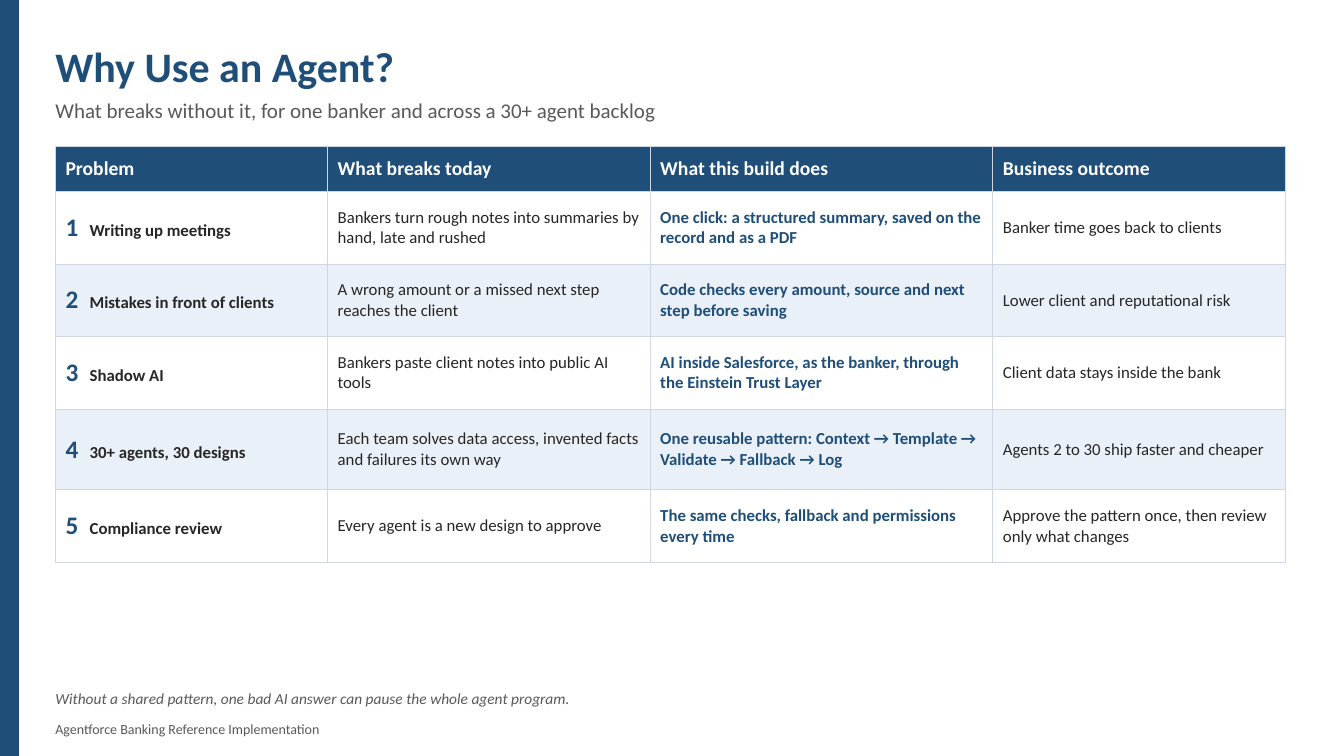
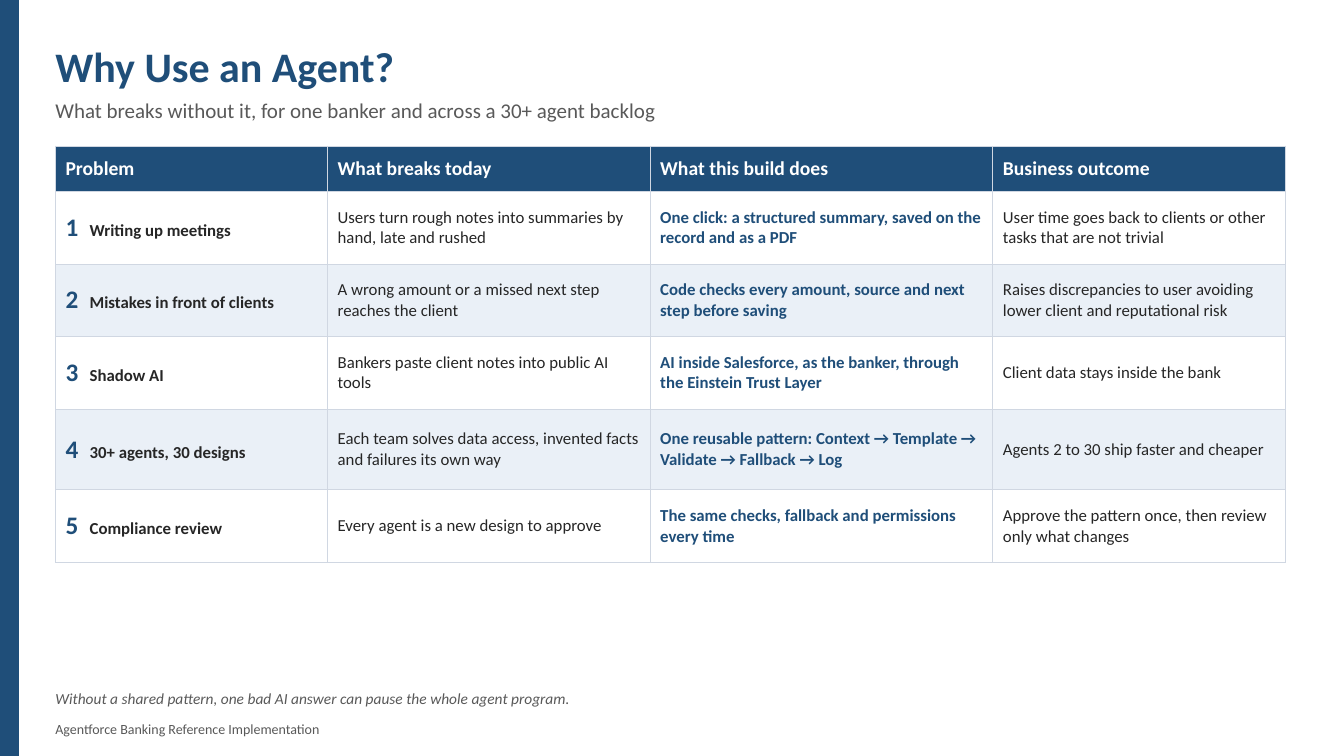
Before and after one commit to monibrahman/agentforce-banking-reference, a slide deck: slide 8 of docs/Panel_Overview.pptx. Drawn at 1344x756 pixels with LibreOffice and Linux fonts; fonts in the diff are those of the drawing. Boxes give left, top, right and bottom in pixels: in the first picture for what was removed or moved away, otherwise in the second. Text is boxed around its words. In the diff, an @@ line names an element or a change of style, - is before the commit and + after.

```diff
--- a/docs/Panel_Overview.pptx
+++ b/docs/Panel_Overview.pptx
@@ table at (x1=55, y1=146, x2=1286, y2=563) @@
-row 2, column 2: Bankers turn rough notes into summaries by hand, late and rushed
+row 2, column 2: Users turn rough notes into summaries by hand, late and rushed
-row 2, column 4: Banker time goes back to clients
+row 2, column 4: User time goes back to clients or other tasks that are not trivial
-row 3, column 4: Lower client and reputational risk
+row 3, column 4: Raises discrepancies to user avoiding lower client and reputational risk
```
Also in this commit, not shown: 2 other slides changed, 1 slide added.
